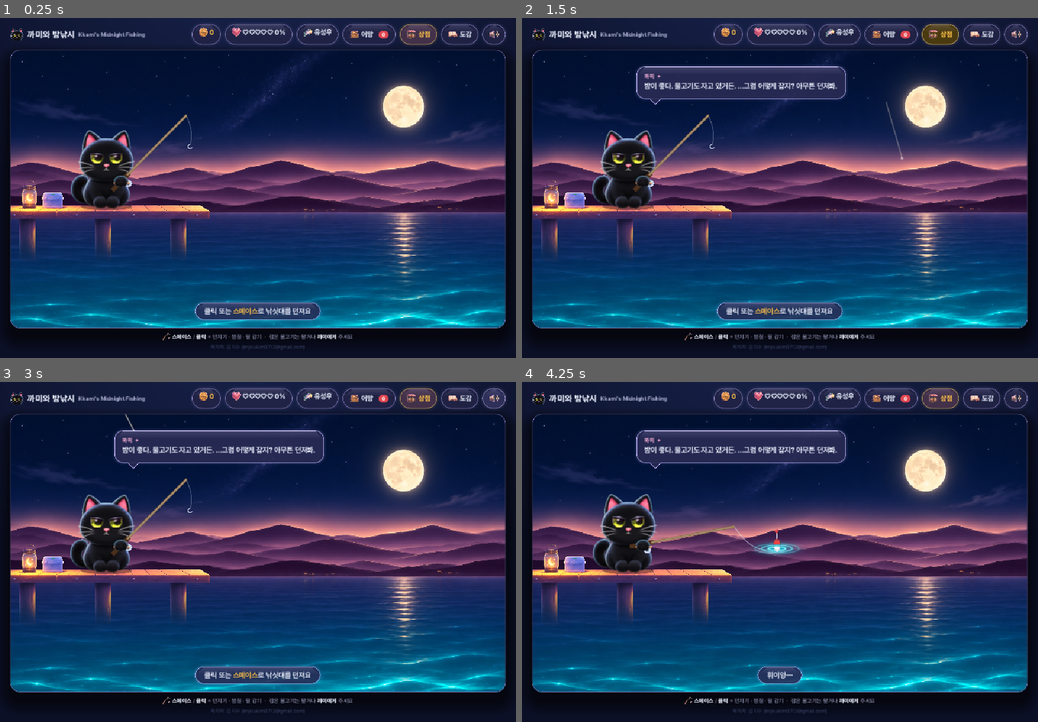
Above: before the commit, frames 1-4 (two rows, left to right).
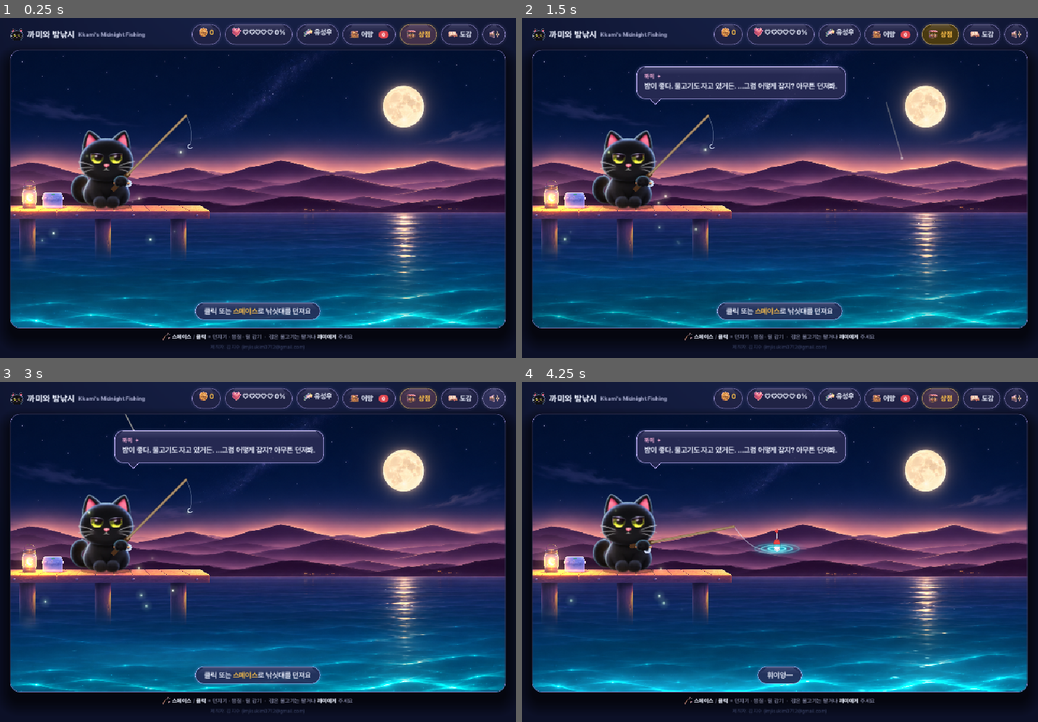
Above: after the commit, the same moments.

Repository: imjisukim0712-bit/Cat-Fishing
Game: Godot game, scene res://scenes/main.tscn
Two runs of this game, one before a commit and one after it. Both use one fixed random seed, a clock stepped at 60 frames per second and the inputs below.
Inputs (mouse positions are in pixels of both pictures, inside the frame that each line leads up to):
- Up to frame 1 (0.25 s): no input
- Up to frame 2 (1.5 s): click "어망" at 0.5 s; click "상점" at 1.25 s
- Up to frame 3 (3 s): click "도감" at 2 s; click (495, 399) at 2.77 s
- Up to frame 4 (4.25 s): tap Enter at 3.5, 3.6 s; move the mouse to (893, 535) at 3.52 s; hold D from 3.53 s (still down); click (893, 535) at 3.67 s; tap Space at 3.77 s

The runs differ from the first frame. In frame 1, 2.1% of the frame differs, in the area x 2-98%, y 38-92%; in frame 2, 2.6%; in frame 3, 3.8%; in frame 4, 5.5%, in the area x 2-98%, y 37-92%.

Commit message:
Make the scene livelier: swelling sea, flickering lantern, fireflies
- Sea shader rewritten: three perspective swell waves roll toward the
  viewer and lift/bend the painted sea (crests brighter, troughs
  darker), flowing noise ripples on top, moon reflection driven by
  wave slope plus twinkling glints along the moon path, cyan glow on
  near crests with drifting bioluminescent patches, and a broken warm
  lantern reflection.
- New additive light layer (stage_light.gd): irregularly flickering
  lantern halo that lights the pier planks and Kkami's lantern side,
  plus wandering, blinking fireflies. Shared lantern position/flicker
  in stage_draw.gd so the water reflection flickers in sync.

Selftest 30/30; web build verified. Rebuilt play/.

Co-Authored-By: Claude Opus 5.5 <noreply@anthropic.com>
Claude-Session: https://claude.ai/code/session_018P3p2Mzt546YvsHAaNYGJm

Diff:
--- a/godot/scripts/stage.gd
+++ b/godot/scripts/stage.gd
@@ -31,6 +31,16 @@
 	wave.generate_mipmaps = true
 	wave.noise = noise
 	backdrop_mat.set_shader_parameter("wave_normal", wave)
+	var blob := NoiseTexture2D.new()
+	var bn := FastNoiseLite.new()
+	bn.noise_type = FastNoiseLite.TYPE_SIMPLEX_SMOOTH
+	bn.frequency = 0.02
+	blob.width = 128; blob.height = 128
+	blob.seamless = true
+	blob.generate_mipmaps = true
+	blob.noise = bn
+	backdrop_mat.set_shader_parameter("blob_noise", blob)
+	backdrop_mat.set_shader_parameter("lantern_x", LANTERN.x / W)
 	add_child(backdrop)
 	pier = Sprite2D.new()
 	pier.texture = load("res://assets/art/pier.png")
@@ -51,6 +61,13 @@
 	cat = Node2D.new()
 	cat.set_script(load("res://scripts/stage_cat.gd"))
 	add_child(cat)
+	# 랜턴 불빛·반딧불이: 빛을 '더하는' 레이어라 부두와 까미를 실제로 비춘다
+	var light := Node2D.new()
+	light.set_script(load("res://scripts/stage_light.gd"))
+	var add := CanvasItemMaterial.new()
+	add.blend_mode = CanvasItemMaterial.BLEND_MODE_ADD
+	light.material = add
+	add_child(light)
 	var effects := Node2D.new()
 	effects.set_script(load("res://scripts/stage_effects.gd"))
 	add_child(effects)
@@ -68,6 +85,7 @@
 	backdrop.position = _base
 	var wk: String = Game.weather.key
 	backdrop_mat.set_shader_parameter("strength", 1.7 if wk == "storm" else (1.35 if wk == "hightide" else 1.0))
+	backdrop_mat.set_shader_parameter("lantern", lantern_flicker(Game.clock))
 	pier.position = _base + Vector2(0, PIER_TOP)
 	cat.position = _base
 	draw_water(Game.clock)
--- a/godot/scripts/stage_draw.gd
+++ b/godot/scripts/stage_draw.gd
@@ -6,6 +6,14 @@
 ## 그림 왼쪽 끝마구리(모서리 깎인 부분)를 잘라내 부두가 화면 밖으로 이어지는 것처럼 보이게
 const PIER_CUT := 64.0
 const PIER_SHIFT := -PIER_CUT * PIER_SCALE   # 잘라낸 만큼 그림 속 위치가 왼쪽으로 이동
+## 부두 그림 속 랜턴 유리 중심 (무대 좌표)
+const LANTERN := Vector2(237.0 * PIER_SCALE - PIER_CUT * PIER_SCALE, 318.0 - 16.0 - 232.0 * PIER_SCALE + 150.0 * PIER_SCALE)
+
+## 랜턴 불꽃 밝기: 여러 주기를 섞어 불규칙하게 일렁임 (0.7~1.1)
+static func lantern_flicker(t: float) -> float:
+	var f := 0.9 + 0.07 * sin(t * 7.3) + 0.05 * sin(t * 13.1 + 1.0) + 0.04 * sin(t * 23.7 + 2.0) + 0.03 * sin(t * 2.1)
+	if fmod(t, 5.3) < 0.12: f -= 0.12   # 가끔 '툭' 하고 약해짐
+	return clampf(f, 0.7, 1.1)
 
 
 const W := 960.0
--- /dev/null
+++ b/godot/scripts/stage_light.gd
@@ -0,0 +1,44 @@
+extends "res://scripts/stage_draw.gd"
+## 빛 레이어 (가산 혼합): 일렁이는 랜턴 불빛이 부두·까미를 비추고, 반딧불이가 맴돈다.
+
+const FIREFLIES := 10
+var flies: Array = []
+
+func _ready() -> void:
+	init_brush()
+	var rng := RandomNumberGenerator.new()
+	rng.seed = 7
+	for i in FIREFLIES:
+		flies.append({
+			# 랜턴 주변과 부두 앞 물가를 중심으로 천천히 맴돌기
+			"cx": rng.randf_range(20, 420), "cy": rng.randf_range(200, 380),
+			"rx": rng.randf_range(18, 60), "ry": rng.randf_range(10, 34),
+			"sx": rng.randf_range(0.13, 0.32), "sy": rng.randf_range(0.17, 0.41),
+			"ph": rng.randf() * TAU, "blink": rng.randf_range(0.5, 1.2), "bp": rng.randf() * TAU,
+		})
+
+func _process(_delta: float) -> void:
+	queue_redraw()
+
+func _draw() -> void:
+	_base = get_parent()._base
+	xf()
+	var t := Game.clock
+	var f := lantern_flicker(t)
+	var warm := c("#ffb35a")
+	var lx := LANTERN.x; var ly := LANTERN.y
+	# 랜턴 불꽃 주변 후광 (깜빡임에 따라 크기·밝기 변화)
+	glow(lx, ly, 105 * f, 92 * f, Color(warm, 0.34 * f))
+	glow(lx, ly, 22 * f, 26 * f, Color(c("#ffd9a0"), 0.55 * f))
+	# 부두 바닥에 고이는 빛
+	glow(lx + 40, WATER - 14, 170 * f, 13, Color(warm, 0.48 * f))
+	# 까미 왼쪽(랜턴 쪽) 몸을 비추는 빛
+	glow(CAT.x - 40, CAT.y - 55, 62, 74, Color(warm, 0.14 * f))
+	# 반딧불이
+	for fl in flies:
+		var x: float = fl.cx + sin(t * fl.sx + fl.ph) * fl.rx + sin(t * fl.sx * 2.3 + fl.ph * 1.7) * fl.rx * 0.3
+		var y: float = fl.cy + sin(t * fl.sy + fl.ph * 0.6) * fl.ry
+		var a := smoothstep(0.1, 1.0, 0.5 + 0.5 * sin(t * fl.blink + fl.bp))
+		if a <= 0.01: continue
+		glow(x, y, 13, 13, Color(c("#d8ff8a"), 0.45 * a))
+		glow(x, y, 3.2, 3.2, Color(c("#f4ffd0"), 1.0 * a))
--- a/godot/scripts/stage_props.gd
+++ b/godot/scripts/stage_props.gd
@@ -10,10 +10,6 @@
 func _draw() -> void:
 	_base = get_parent()._base
 	xf()
-	var lantern := Vector2(237 * PIER_SCALE + PIER_SHIFT, PIER_TOP + 150 * PIER_SCALE)
-	var flicker := .16 + sin(Game.clock * 3.1) * .025 + sin(Game.clock * 5.7) * .015
-	glow(lantern.x, lantern.y, 24, 30, c("#ffc778", flicker))
-	glow(lantern.x, WATER - 16, 47, 5, c("#ffc778", flicker * .7))
 	if not Game.S.creel.is_empty():
 		var box := Vector2(449 * PIER_SCALE + PIER_SHIFT, PIER_TOP + 182 * PIER_SCALE)
 		glow(box.x, box.y + 5, 15, 9, c("#64eee9", .38))
--- a/godot/shaders/backdrop_water.gdshader
+++ b/godot/shaders/backdrop_water.gdshader
@@ -1,22 +1,37 @@
 shader_type canvas_item;
-// 배경 그림의 바다를 살아 움직이게 하는 셰이더.
-// 이음매 없는 물결 노멀맵(노이즈)을 '원근이 적용된 수면 좌표'에 깔고, 한 방향(수평선 → 보는 사람,
-// 살짝 오른쪽)으로 흘린다. 그 노멀로 그림을 굴절시키고(물결이 일렁임), 노멀이 달 쪽을 향할 때
-// 반짝임을 더한다(움직이는 물결 하이라이트). 두 장면을 섞지 않으므로 겹쳐 보이는 현상이 없다.
-// 하늘·산(수평선 위)은 그대로 둔다.
+// 바다 셰이더 — 배경 그림의 바다를 실제로 출렁이게 한다.
+//  1) 너울: 원근 수면 위를 보는 사람 쪽으로 밀려오는 사인파 3겹. 높이·기울기로 그림을 위아래·좌우로 밀어
+//     그려진 물결이 함께 출렁인다.
+//  2) 잔물결: 이음매 없는 노멀맵(노이즈)을 같은 방향으로 흘려 잔 굴절과 반사를 더한다.
+//  3) 달빛: 물결 기울기가 달을 향할 때 반사, 달빛 길 위에서 깜빡이는 잔 빛.
+//  4) 발광: 가까운 물결 마루를 따라 청록빛이 실리고, 천천히 움직이는 발광 무리가 지나간다.
+//  5) 랜턴: 랜턴 아래로 따뜻한 빛기둥이 물결에 끊기며 일렁인다.
+// 하늘·산(수평선 위)은 건드리지 않는다.
 
 uniform float horizon = 0.5823;          // 그림에서 수평선 높이 (548 / 941)
-uniform float moon_x = 0.794;            // 달빛 기둥 가로 위치 (1327 / 1672)
+uniform float moon_x = 0.794;            // 달빛 기둥 가로 위치
+uniform float lantern_x = 0.0385;        // 랜턴 가로 위치 (무대 x / 960)
+uniform float lantern = 1.0;             // 랜턴 밝기 (깜빡임)
 uniform float strength = 1.0;            // 날씨(폭풍·만조)에 따라 크고 빠르게
-uniform sampler2D wave_normal : repeat_enable, filter_linear_mipmap;   // 이음매 없는 물결 노멀맵
-uniform float speed = 0.22;              // 물결이 밀려오는 속도 (수면 좌표/초)
-uniform float side = 0.05;               // 오른쪽으로 흐르는 정도
+uniform sampler2D wave_normal : repeat_enable, filter_linear_mipmap;
+uniform sampler2D blob_noise : repeat_enable, filter_linear_mipmap;   // 발광 무리용 일반 노이즈
 
-vec2 wave(vec2 p, float t) {
-	// 같은 방향으로 흐르는 두 겹(큰 물결 + 잔물결). 속도만 다르고 방향은 같다.
-	vec2 n1 = texture(wave_normal, p * 0.55 + vec2(side, 1.0) * t * speed).rg * 2.0 - 1.0;
-	vec2 n2 = texture(wave_normal, p * 1.7 + vec2(side, 1.0) * t * speed * 1.6 + vec2(0.37, 0.11)).rg * 2.0 - 1.0;
-	return n1 * 0.65 + n2 * 0.35;
+float hash(vec2 p) { return fract(sin(dot(p, vec2(127.1, 311.7))) * 43758.5453); }
+
+// 원근 수면 좌표: z 는 깊이(멀수록 큼), x 는 멀수록 넓게
+vec2 plane(vec2 uv) {
+	float d = clamp((uv.y - horizon) / (1.0 - horizon), 0.0, 1.0);
+	float z = 1.0 / (d + 0.10);
+	return vec2((uv.x - 0.5) * z * 1.6, z);
+}
+
+// 너울 높이 (-1..1 근처). 모두 보는 사람 쪽(z 감소)으로 진행.
+float swell(vec2 P, float t) {
+	float h = 0.0;
+	h += 0.55 * sin(dot(P, normalize(vec2(0.12, 1.0))) * 3.1 + t * 1.25);
+	h += 0.30 * sin(dot(P, normalize(vec2(-0.35, 1.0))) * 5.3 + t * 1.75 + 1.7);
+	h += 0.15 * sin(dot(P, normalize(vec2(0.55, 1.0))) * 8.9 + t * 2.4 + 4.1);
+	return h;
 }
 
 void fragment() {
@@ -24,28 +39,68 @@
 	if (uv.y <= horizon) {
 		COLOR = texture(TEXTURE, uv);
 	} else {
-		float t = TIME * (0.6 + 0.4 * strength);
+		float t = TIME * (0.75 + 0.25 * strength);
 		float d = clamp((uv.y - horizon) / (1.0 - horizon), 0.0, 1.0);   // 0 = 수평선, 1 = 맨 아래
-		float z = 1.0 / (d + 0.10);                                     // 원근 깊이 (멀수록 큼)
-		// 원근 수면 좌표: 멀수록 가로로 넓게(작게 보임), 깊이 방향은 z. 흐름은 z 가 줄어드는 쪽(보는 사람 쪽).
-		vec2 p = vec2((uv.x - 0.5) * z * 1.6, z * 0.9);
-		vec2 n = wave(p, t);
+		vec2 P = plane(uv);
+		float near = smoothstep(0.0, 1.0, d);
 
-		// 굴절: 가까울수록 크게 일렁임 (수평선 근처는 거의 0)
-		float amp = mix(0.0008, 0.010, smoothstep(0.0, 1.0, d)) * strength;
-		vec2 s = uv + n * amp * vec2(0.6, 1.0);
+		// --- 너울: 높이와 화면상 기울기 (수치 미분)
+		float e = 0.0015;
+		float h = swell(P, t);
+		float hx = swell(plane(uv + vec2(e, 0.0)), t) - h;
+		float hy = swell(plane(uv + vec2(0.0, e)), t) - h;
+		vec2 slope = vec2(hx, hy) / e;
+		slope = clamp(slope * 0.004, vec2(-1.0), vec2(1.0));
+
+		// --- 잔물결 노멀 (같은 방향으로 흐름)
+		vec2 rip = texture(wave_normal, P * vec2(0.35, 0.55) + vec2(0.02, 0.18) * t).rg * 2.0 - 1.0;
+		rip = rip * 0.6 + (texture(wave_normal, P * vec2(1.1, 1.6) + vec2(-0.03, 0.31) * t).rg * 2.0 - 1.0) * 0.4;
+
+		vec2 n = slope + rip * 0.35;
+
+		// --- 그림을 출렁이게: 마루에서는 위로 밀고, 기울기 방향으로 굴절
+		float amp = mix(0.0008, 0.016, near) * strength;
+		vec2 s = uv;
+		s.y -= h * amp * 0.9;
+		s += n * amp * vec2(0.8, 0.6);
 		s.y = max(s.y, horizon + 0.002);
 		vec4 col = texture(TEXTURE, s);
+		float lum = dot(col.rgb, vec3(0.3, 0.5, 0.2));
 
-		// 물결 하이라이트: 노멀이 달 쪽(오른쪽 위)을 향할 때. 그림이 밝은 곳(달빛 기둥, 아래쪽 발광)일수록 강하게.
-		vec2 to_moon = normalize(vec2((moon_x - uv.x) * 1.4, -1.0));
-		float facing = max(dot(normalize(n + vec2(0.0001)), to_moon), 0.0);
-		float spec = pow(facing, 10.0) * smoothstep(0.15, 0.9, length(n));
-		float lum = dot(col.rgb, vec3(0.3, 0.5, 0.2));
-		float column = exp(-pow((uv.x - moon_x) / 0.035, 2.0));
-		vec3 moon_tint = vec3(1.0, 0.9, 0.7);
-		vec3 sea_tint = vec3(0.55, 1.0, 1.0);
-		col.rgb += spec * (column * moon_tint * 0.55 + sea_tint * lum * (0.25 + 0.6 * d)) * (0.5 + 0.5 * strength);
+		// --- 마루는 밝게, 골은 어둡게 (입체적인 너울)
+		col.rgb *= 1.0 + h * mix(0.05, 0.22, near) * strength;
+
+		// --- 달빛 반사: 기울기가 달 쪽을 향할 때
+		float colw = mix(0.018, 0.075, d);
+		float column = exp(-pow((uv.x + n.x * 0.03 - moon_x) / colw, 2.0));
+		float facing = clamp(0.5 - n.y * 0.9 + n.x * (moon_x - uv.x) * 2.0, 0.0, 1.0);
+		vec3 moonc = vec3(1.0, 0.88, 0.66);
+		col.rgb += moonc * column * pow(facing, 3.0) * 0.35;
+
+		// --- 달빛 길의 반짝이는 잔 빛 (원근 격자 칸마다 제각각 깜빡임)
+		vec2 cell = floor(P * vec2(14.0, 9.0));
+		vec2 f = fract(P * vec2(14.0, 9.0)) - 0.5;
+		float rnd = hash(cell);
+		float tw = pow(max(0.0, sin(TIME * (2.0 + rnd * 3.0) + rnd * 40.0)), 18.0);
+		float dot_ = smoothstep(0.22, 0.0, length(f * vec2(1.0, 2.2)));
+		float glints = tw * dot_ * step(0.55, rnd) * smoothstep(0.1, 0.9, h * 0.5 + 0.5);
+		col.rgb += moonc * glints * exp(-pow((uv.x - moon_x) / (colw * 1.6), 2.0)) * 1.4;
+
+		// --- 발광: 가까운 물결 마루를 따라 청록빛 + 천천히 지나가는 발광 무리
+		float crest = smoothstep(0.35, 0.95, h);
+		float patch = smoothstep(0.45, 0.9, texture(blob_noise, P * 0.12 + vec2(0.05, 0.07) * TIME).r);
+		vec3 cyan = vec3(0.35, 1.0, 0.95);
+		col.rgb += cyan * (crest * 0.18 + patch * 0.10) * near * near * (0.6 + 0.4 * lum) * strength;
+		// 앞쪽 잔 반짝임: 마루 위 격자 칸이 청록으로 깜빡
+		float sea_glint = tw * dot_ * step(0.7, rnd) * crest * near;
+		col.rgb += cyan * sea_glint * 0.9;
+
+		// --- 랜턴 빛기둥: 물결에 끊기며 일렁이는 따뜻한 반사
+		float lw = mix(0.006, 0.03, d);
+		float lcol = exp(-pow((uv.x + n.x * 0.05 - lantern_x) / lw, 2.0));
+		float broken = smoothstep(0.1, 0.8, 0.5 + 0.5 * sin(P.y * 7.0 + t * 2.0 + n.x * 6.0));
+		col.rgb += vec3(1.0, 0.68, 0.32) * lcol * broken * (1.0 - smoothstep(0.0, 0.55, d)) * 0.55 * lantern;
+
 		COLOR = col;
 	}
 }
Not shown, added: godot/scripts/stage_light.gd.uid
Not shown, changed: play/index.pck
